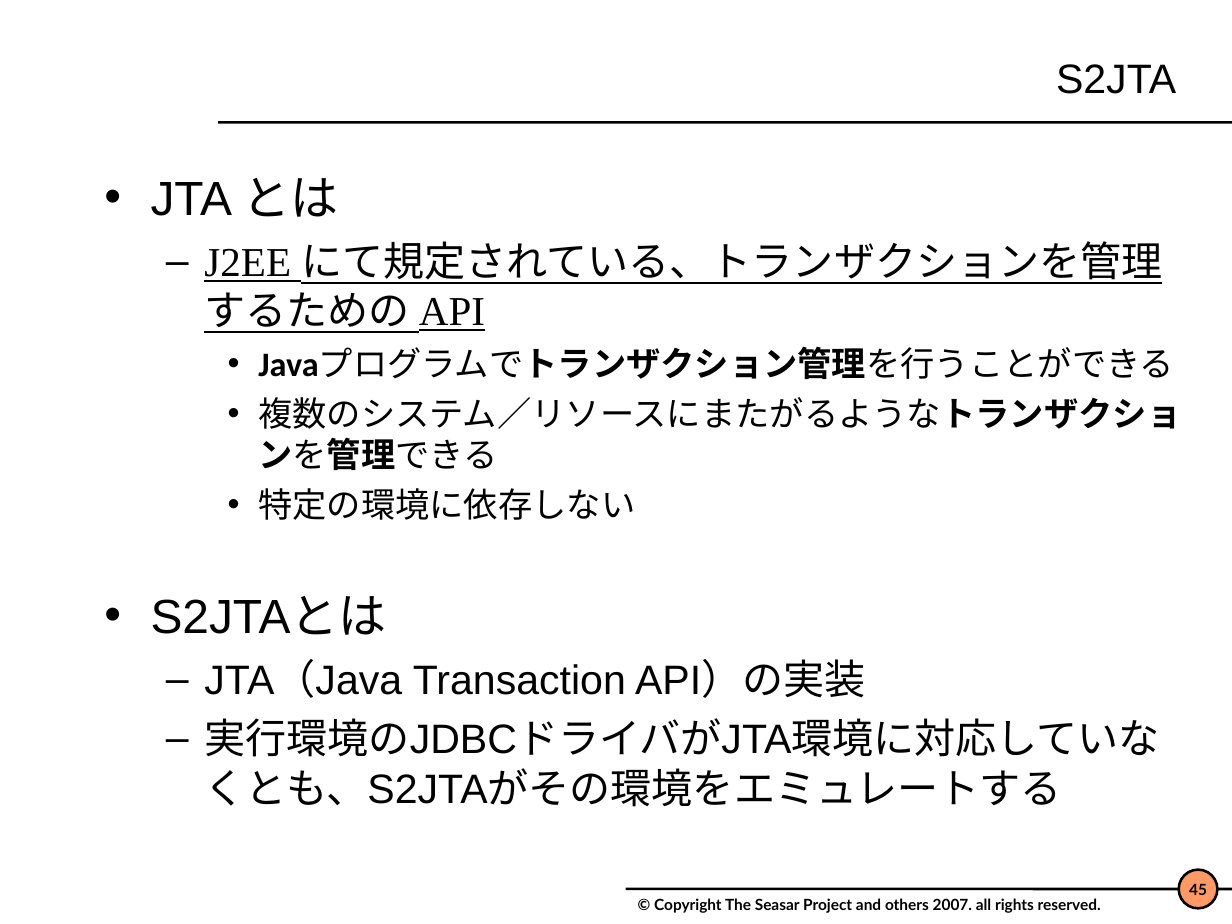
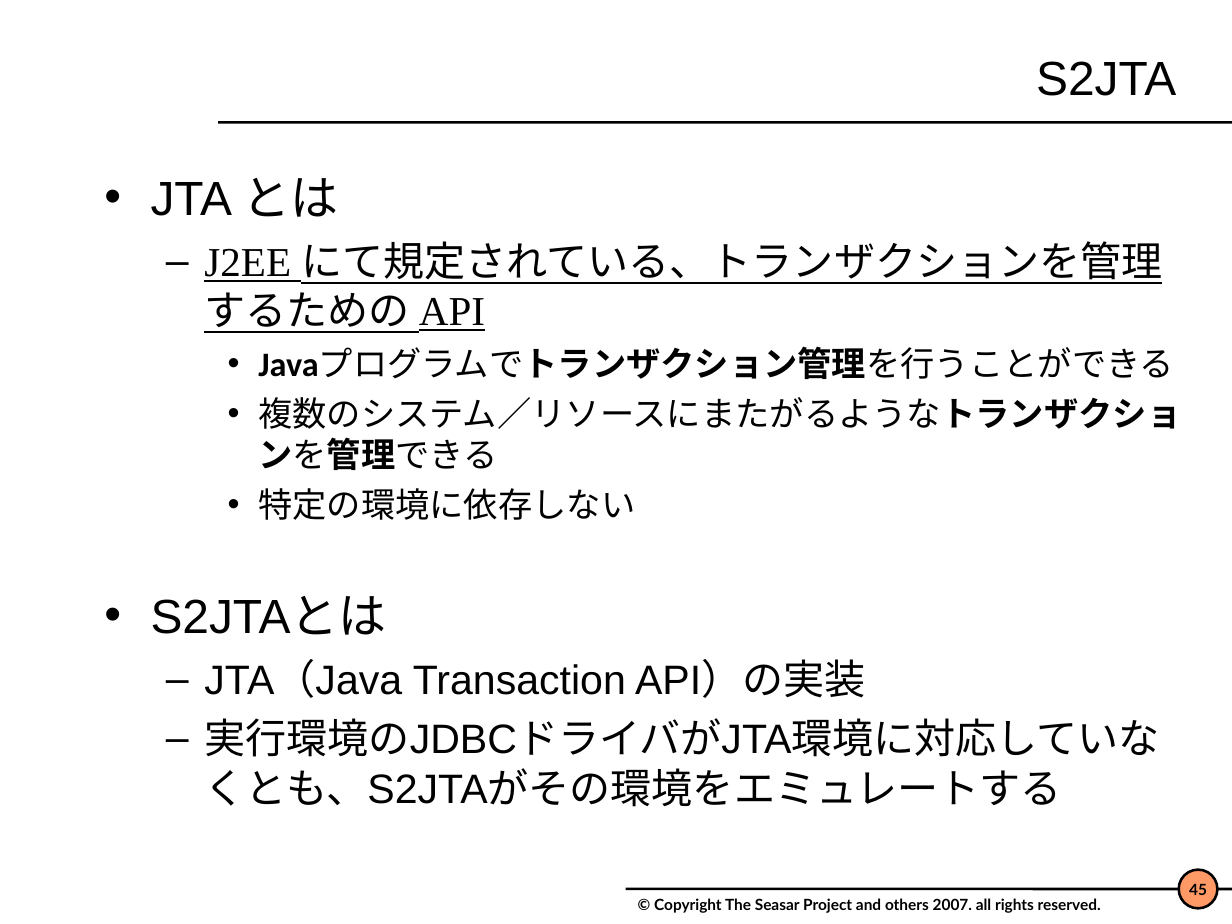
Before and after one commit to svn2github/s2container, a slide deck: slide 45 of trunk/seasar2-tutorial/doc/Seasar2.4.ppt. Drawn at 1232x924 pixels with LibreOffice and Linux fonts; fonts in the diff are those of the drawing; background and template pictures are left out. Boxes give left, top, right and bottom in pixels: in the first picture for what was removed or moved away, otherwise in the second. Text is boxed around its words. In the diff, an @@ line names an element or a change of style, - is before the commit and + after.

```diff
--- a/trunk/seasar2-tutorial/doc/Seasar2.4.ppt
+++ b/trunk/seasar2-tutorial/doc/Seasar2.4.ppt
@@ title "S2JTA" at box(1036, 61, 1176, 96): size 24 to 28 pt @@
```
Also in this commit, not shown: 18 other slides changed, 1 slide added, 2 slides removed.
